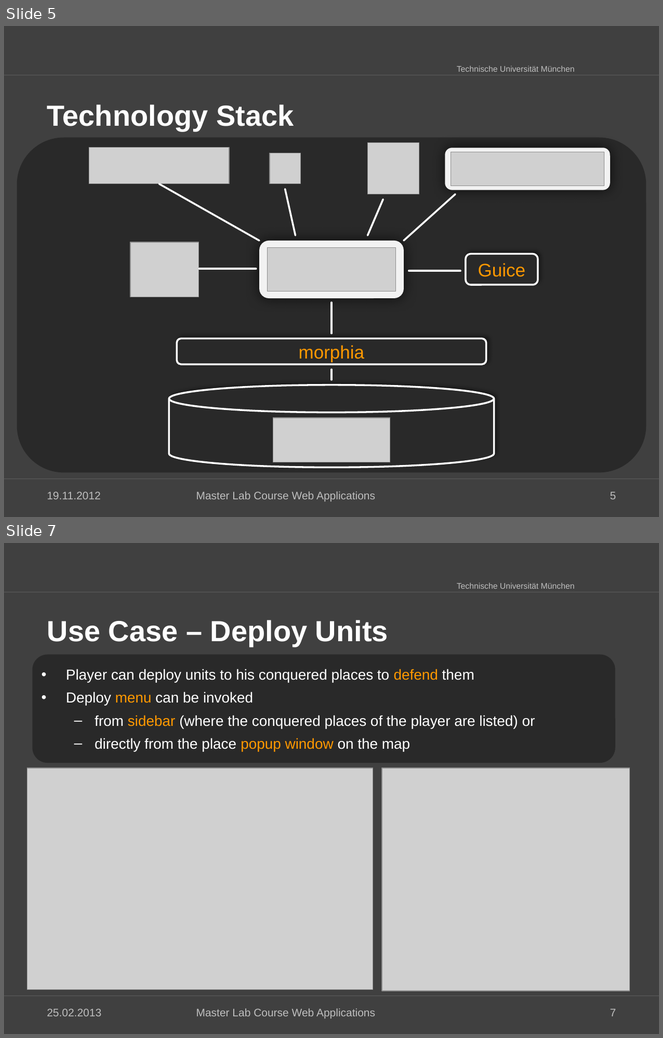
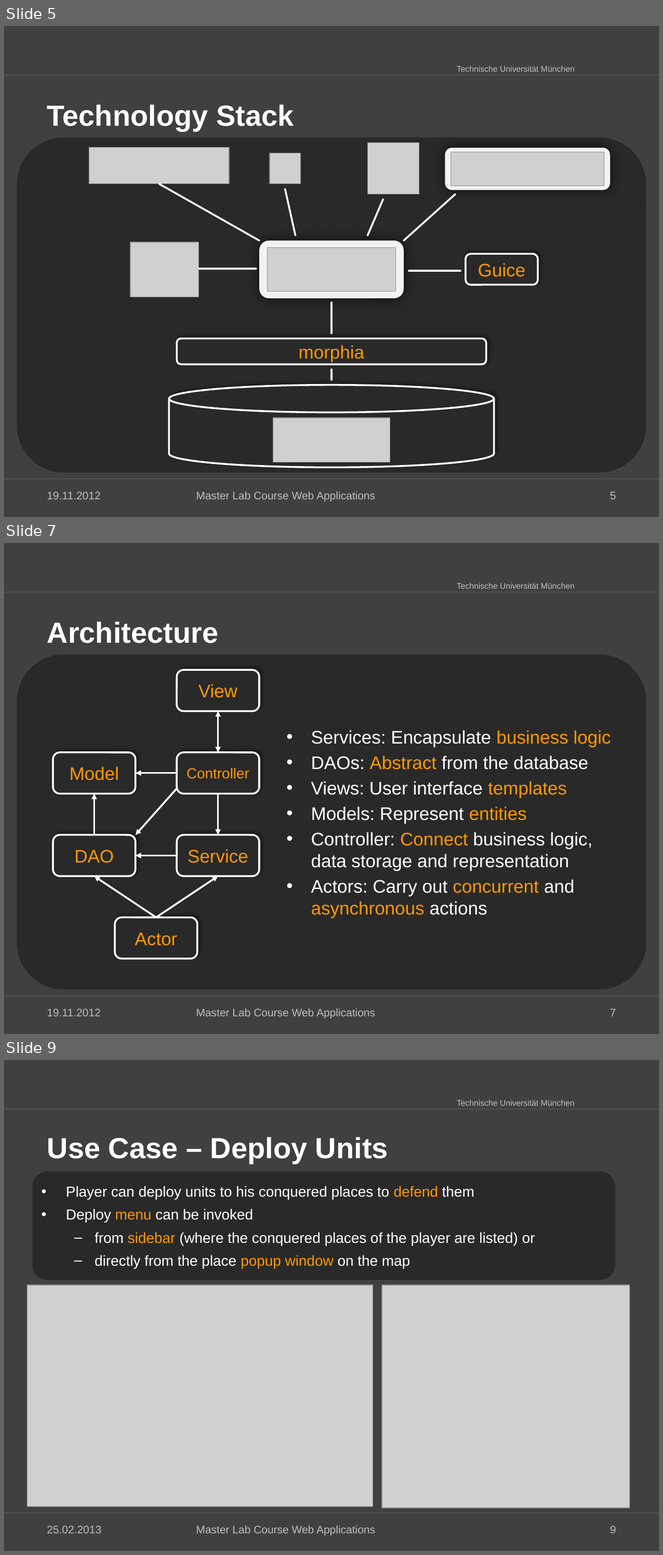
Before and after one commit to kneczaj/pi-puppids, a slide deck: docs/group4_Final_Presentation.pptx. Shown one above the other, each under a label of ours: slides 5 and 7 before the commit, slides 5, 7 and 9 after it; the slides between them are not shown. The pictures are 663x1038 and 663x1555 pixels, drawn with LibreOffice and Linux fonts; fonts in the diff are those of the drawing; grey boxes stand for pictures; background and template pictures are left out. Boxes give left, top, right and bottom in pixels: in the first picture for what was removed or moved away, otherwise in the second. Text is boxed around its words. In the diff, an @@ line names an element or a change of style, - is before the commit and + after.

Commit message:
added slides describing the architecture

```diff
--- a/docs/group4_Final_Presentation.pptx
+++ b/docs/group4_Final_Presentation.pptx
@@ slide 7 added at [4, 543, 659, 1034], background #404040; not listed: 3 template elements that a slide beside it also shows @@
@@ title added at [47, 622, 219, 643], 32 pt, text #FFFFFF, bold @@
+Architecture
@@ rounded rectangle added at [17, 654, 647, 990], fill #292929 @@
@@ rounded rectangle added at [177, 670, 259, 711], fill #292929, outline #FFFFFF 2 pt, 20 pt, text #FF9900 @@
+View
@@ double arrow added from (218, 753) to (218, 711), #FFFFFF 2 pt @@
@@ text added at [311, 730, 611, 918], 20 pt, text #FFFFFF @@
+• Services: Encapsulate business logic
+• DAOs: Abstract from the database
+• Views: User interface templates
+• Models: Represent entities
+• Controller: Connect business logic, data storage and representation
+• Actors: Carry out concurrent and asynchronous actions
@@ rounded rectangle added at [53, 753, 136, 794], fill #292929, outline #FFFFFF 2 pt, 20 pt, text #FF9900 @@
+Model
@@ rounded rectangle added at [177, 753, 259, 794], fill #292929, outline #FFFFFF 2 pt, 16 pt, text #FF9900 @@
+Controller
@@ arrow added from (177, 773) to (136, 773), #FFFFFF 2 pt @@
@@ arrow added from (177, 788) to (136, 835), #FFFFFF 2 pt @@
@@ arrow added from (94, 835) to (94, 794), #FFFFFF 2 pt @@
@@ arrow added from (218, 794) to (218, 835), #FFFFFF 2 pt @@
@@ rounded rectangle added at [53, 835, 136, 876], fill #292929, outline #FFFFFF 2 pt, 20 pt, text #FF9900 @@
+DAO
@@ rounded rectangle added at [177, 835, 259, 876], fill #292929, outline #FFFFFF 2 pt, 20 pt, text #FF9900 @@
+Service
@@ arrow added from (177, 856) to (136, 856), #FFFFFF 2 pt @@
@@ arrow added from (156, 918) to (94, 876), #FFFFFF 2 pt @@
@@ arrow added from (156, 918) to (218, 876), #FFFFFF 2 pt @@
@@ rounded rectangle added at [115, 918, 197, 959], fill #292929, outline #FFFFFF 2 pt, 20 pt, text #FF9900 @@
+Actor
@@ text added at [47, 1009, 101, 1017], 12 pt, text #BFBFBF @@
+19.11.2012
@@ text added at [196, 1009, 375, 1019], 12 pt, text #BFBFBF @@
+Master Lab Course Web Applications
@@ page number added at [610, 1009, 617, 1017], 12 pt, text #BFBFBF @@
+7
@@ what was slide 7 is now slide 9 @@
@@ page number at [610, 1526, 617, 1534]: text changed @@
-7
+9
```
Also in this commit, not shown: 1 other slide added, 1 other file.
